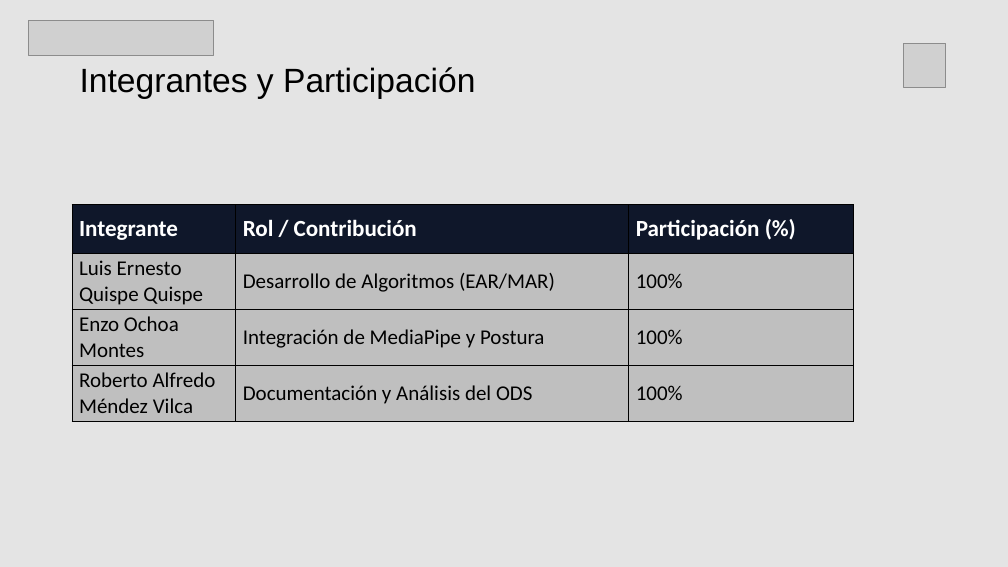
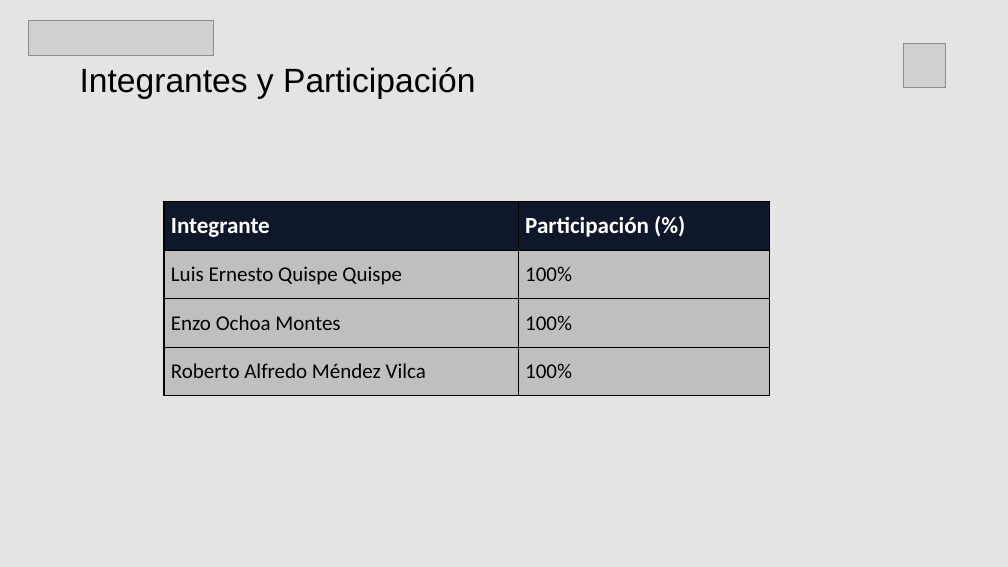
Before and after one commit to LuisQ95/computer_vision_driver_monitor, a slide deck: slide 3 of Presentación - Tarea 3.pptx. Drawn at 1008x567 pixels with LibreOffice and Linux fonts; fonts in the diff are those of the drawing; grey boxes stand for pictures. Boxes give left, top, right and bottom in pixels: in the first picture for what was removed or moved away, otherwise in the second. Text is boxed around its words. In the diff, an @@ line names an element or a change of style, - is before the commit and + after.

```diff
--- a/Presentación - Tarea 3.pptx
+++ b/Presentación - Tarea 3.pptx
@@ table at [164, 202, 770, 396] @@
-column 2: Rol / Contribución | Desarrollo de Algoritmos (EAR/MAR) | Integración de MediaPipe y Postura | Documentación y Análisis del ODS
@@ table: place and size @@
-table at [73, 205, 854, 421]
+table at [164, 202, 770, 396]
```
Also in this commit, not shown: 2 other files.
